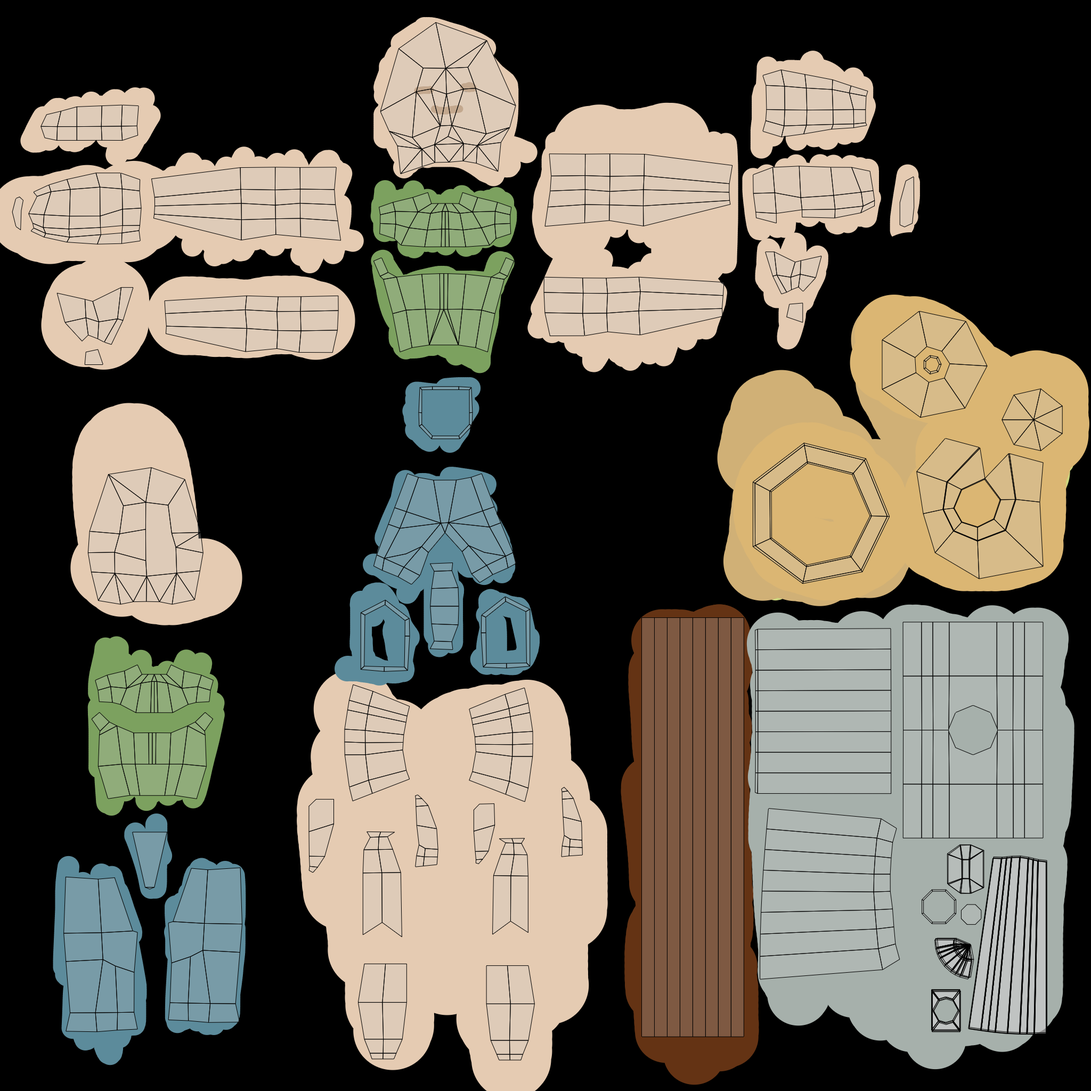
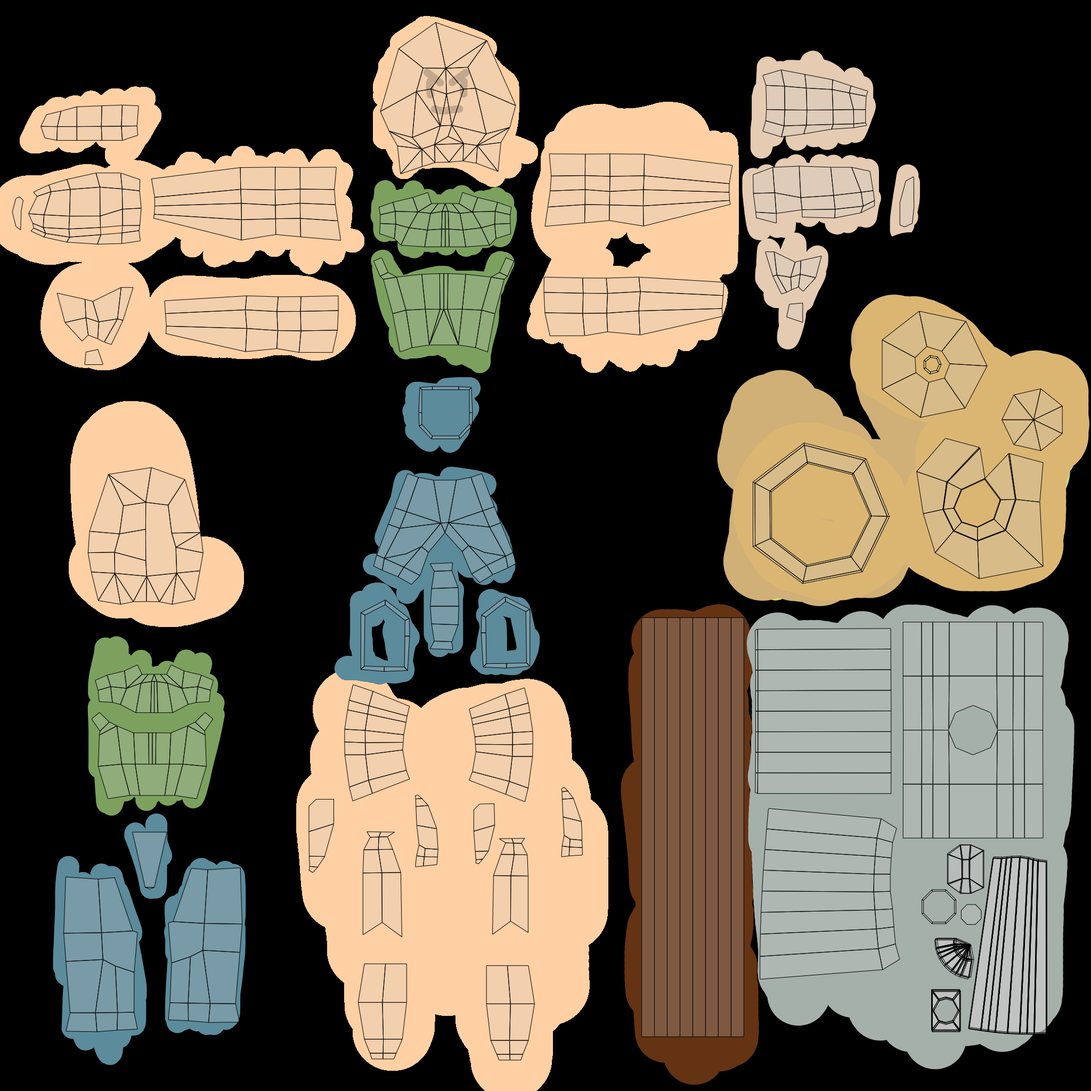
Revision of a layered 1091 x 1091 image; what changed, layer by layer:
painted on "Paint Layer 4" over [left=375, top=34, right=512, bottom=171]
painted on "Paint Layer 2" over [left=0, top=15, right=740, bottom=1091]
